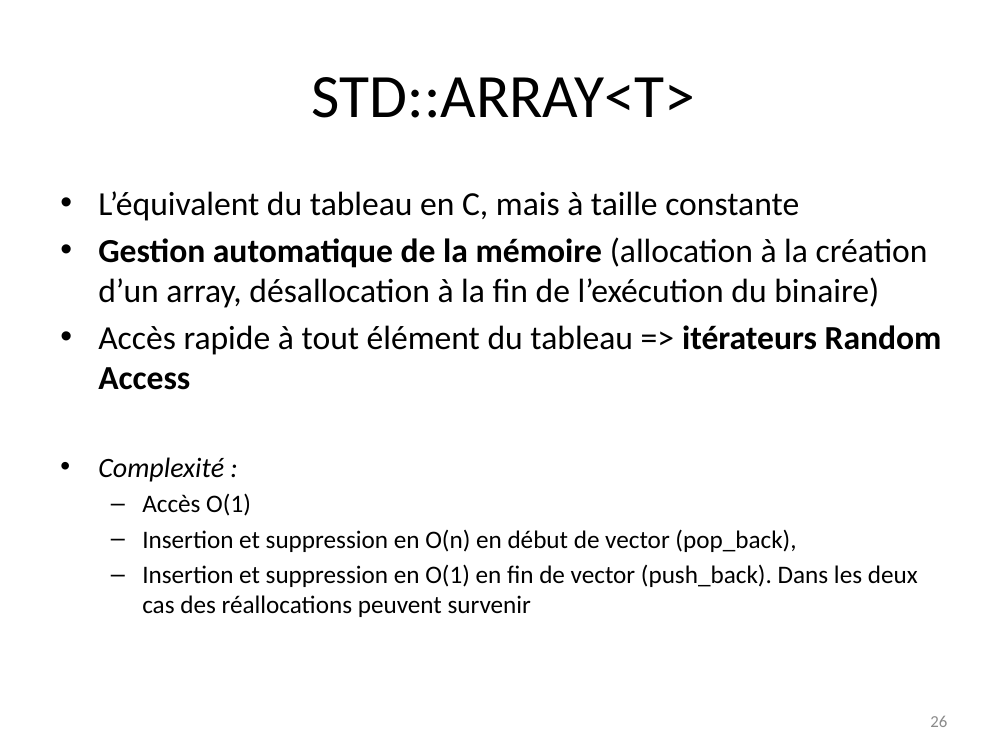
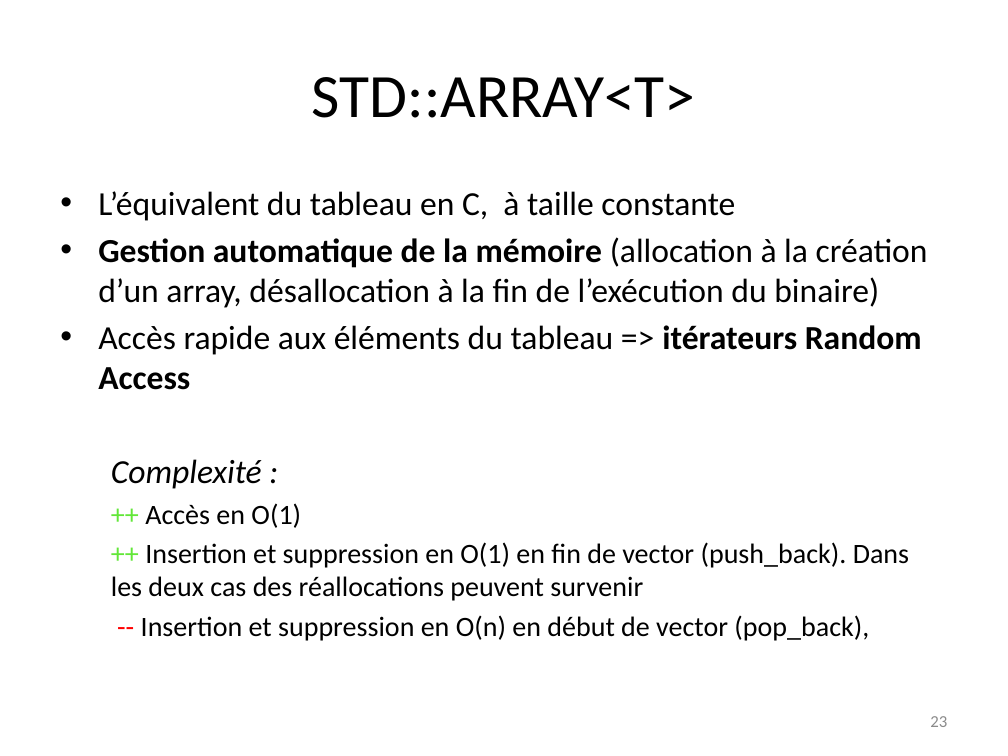
Before and after one commit to manu5801/cours-cplusplus, a slide deck: slide 23 of stl/F_C++_STL.pptx (slide 26 before the commit). Drawn at 1008x756 pixels with LibreOffice and Linux fonts; fonts in the diff are those of the drawing. Boxes give left, top, right and bottom in pixels: in the first picture for what was removed or moved away, otherwise in the second. Text is boxed around its words. In the diff, an @@ line names an element or a change of style, - is before the commit and + after.

```diff
--- a/stl/F_C++_STL.pptx
+++ b/stl/F_C++_STL.pptx
@@ text at [98,191,735,221]: text changed @@
-• L’équivalent du tableau en C, mais à taille constante
+• L’équivalent du tableau en C, à taille constante
@@ text at [98,325,922,390]: text changed @@
-• Accès rapide à tout élément du tableau => itérateurs Random Access
+• Accès rapide aux éléments du tableau => itérateurs Random Access
@@ text at [111,459,262,489]: size 20 to 24 pt in "Complexité :"; bullet • to none; list level 1 to 2 in "Complexité :" @@
@@ text at [111,503,909,641]: text changed; size 18 to 20 pt @@
-  – Accès O(1)
-  – Insertion et suppression en O(n) en début de vector (pop_back),
-  – Insertion et suppression en O(1) en fin de vector (push_back). Dans les deux cas des réallocations peuvent survenir
+  ++ Accès en O(1)
+  ++ Insertion et suppression en O(1) en fin de vector (push_back). Dans les deux cas des réallocations peuvent survenir
+  -- Insertion et suppression en O(n) en début de vector (pop_back),
@@ page number at [930,716,947,727]: text changed @@
-26
+23
```
Also in this commit, not shown: 65 other slides changed, 19 slides added, 8 slides removed, 11 other files.
